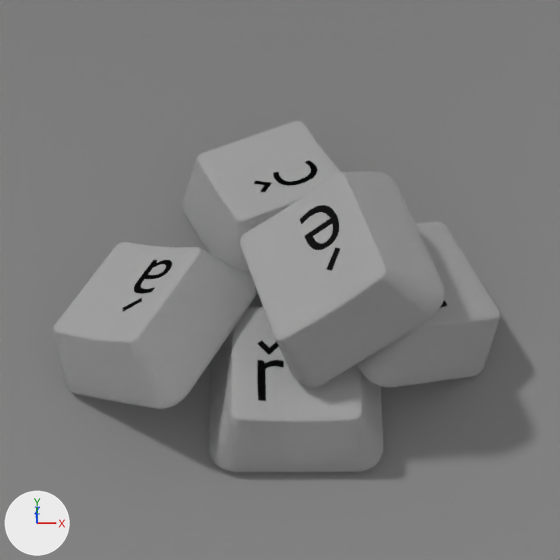
The Blender file apps/src/gnome-characters.blend, before and after one commit.
The view is the same before and after, from the file's camera 'Camera.001'. Every picture has the same lights, and +X, +Y and +Z are marked at lower left.

Before the edit, the objects in view are built like this:
```python
ob_plane_003 = bpy.data.objects.new('Plane.003', me_plane_007)
ob_plane_003.location = (0.476, -1.167, 0.689)
ob_plane_003.scale = (0.582, 0.582, 0.582)
ob_plane_007 = bpy.data.objects.new('Plane.007', me_plane_011)
ob_plane_007.location = (0.0, 0.0, 0.637)
ob_plane_007.scale = (3.95, 2.96, 2.96)
ob_plane_008 = bpy.data.objects.new('Plane.008', me_plane_012)
ob_plane_008.location = (1.144, -0.672, 0.945)
ob_plane_008.rotation_euler = (0.0352, 0.566, 0.461)  # degrees (2, 32, 26)
ob_plane_008.scale = (0.582, 0.582, 0.582)
ob_plane_009 = bpy.data.objects.new('Plane.009', me_plane_021)
ob_plane_009.location = (0.346, 0.213, 0.797)
ob_plane_009.rotation_euler = (0.0131, 0.287, 1.996)  # degrees (0.8, 16, 114)
ob_plane_009.scale = (0.582, 0.582, 0.582)
ob_plane_018 = bpy.data.objects.new('Plane.018', me_plane_022)
ob_plane_018.location = (-0.45, -0.84, 0.916)
ob_plane_018.rotation_euler = (0.0352, 0.566, 2.643)  # degrees (2, 32, 151)
ob_plane_018.scale = (0.582, 0.582, 0.582)
ob_plane_019 = bpy.data.objects.new('Plane.019', me_plane_023)
ob_plane_019.location = (0.792, -0.717, 1.466)
ob_plane_019.rotation_euler = (0.0352, 0.566, 3.475)  # degrees (2, 32, 199)
ob_plane_019.scale = (0.582, 0.582, 0.582)
```
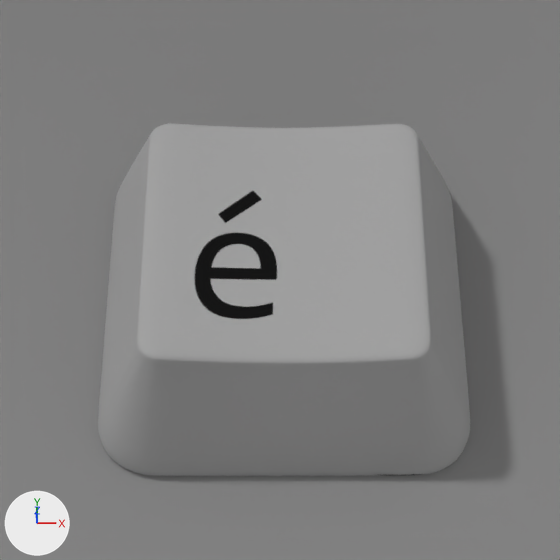
Commit message: / ‘apps/src/gnome-characters.blend’ / ‘apps/src/gnome-characters.blend1’

Changed parts and their boxes [x1, y1, x2, y2] in the pictures (560 x 560 px):
'Plane.003', recoloured, moved, rescaled (113% wider, 112% taller): before [209, 306, 383, 472]; after [98, 123, 470, 476]
'Plane.019', deleted: before [240, 171, 445, 387]
'Plane.018', deleted: before [53, 242, 257, 409]
'Plane.009', deleted: before [183, 121, 341, 278]
'Plane.008', deleted: before [357, 221, 500, 387]

What changed in the scene script:
```text
Change me_plane_007:
    where me_plane_007.from_pydata(...)  # 166 vertices, 173 faces; spans x -1.01..1.0, y -1.0..1.0, z -0.03..0.82
    remove me_plane_007.materials.append(mat_key_r)
    add me_plane_007.materials.append(mat_e)
Remove ob_plane_019:
    ob_plane_019 = bpy.data.objects.new('Plane.019', me_plane_023)
    ob_plane_019.location = (0.792, -0.717, 1.466)
    ob_plane_019.rotation_euler = (0.0352, 0.566, 3.475)  # degrees (2, 32, 199)
    ob_plane_019.scale = (0.582, 0.582, 0.582)
    ob_plane_019.material_slots[0].link = 'OBJECT'; ob_plane_019.material_slots[0].material = mat_e
    _m = ob_plane_019.modifiers.new('Subsurf', 'SUBSURF')
    _m.levels = 2
Remove ob_plane_018:
    ob_plane_018 = bpy.data.objects.new('Plane.018', me_plane_022)
    ob_plane_018.location = (-0.45, -0.84, 0.916)
    ob_plane_018.rotation_euler = (0.0352, 0.566, 2.643)  # degrees (2, 32, 151)
    ob_plane_018.scale = (0.582, 0.582, 0.582)
    ob_plane_018.material_slots[0].link = 'OBJECT'; ob_plane_018.material_slots[0].material = mat_key_a_001
    _m = ob_plane_018.modifiers.new('Subsurf', 'SUBSURF')
    _m.levels = 2
Remove ob_plane_009:
    ob_plane_009 = bpy.data.objects.new('Plane.009', me_plane_021)
    ob_plane_009.location = (0.346, 0.213, 0.797)
    ob_plane_009.rotation_euler = (0.0131, 0.287, 1.996)  # degrees (0.8, 16, 114)
    ob_plane_009.scale = (0.582, 0.582, 0.582)
    ob_plane_009.material_slots[0].link = 'OBJECT'; ob_plane_009.material_slots[0].material = mat_key_c_001
    _m = ob_plane_009.modifiers.new('Subsurf', 'SUBSURF')
    _m.levels = 2
Remove ob_plane_008:
    ob_plane_008 = bpy.data.objects.new('Plane.008', me_plane_012)
    ob_plane_008.location = (1.144, -0.672, 0.945)
    ob_plane_008.rotation_euler = (0.0352, 0.566, 0.461)  # degrees (2, 32, 26)
    ob_plane_008.scale = (0.582, 0.582, 0.582)
    _m = ob_plane_008.modifiers.new('Subsurf', 'SUBSURF')
    _m.levels = 2
Change ob_plane_003:
    ob_plane_003.location: (0.476, -1.167, 0.689) -> (0.399, -0.502, 0.652)
    ob_plane_003.scale: (0.582, 0.582, 0.582) -> (1.26, 1.26, 1.26)
    add ob_plane_003.material_slots[0].link = 'OBJECT'; ob_plane_003.material_slots[0].material = mat_e
```
